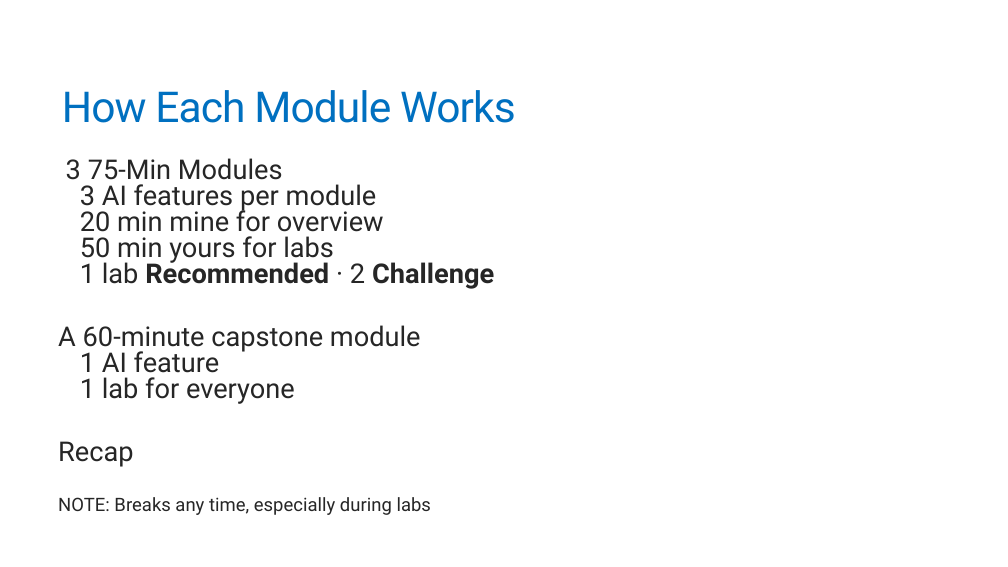
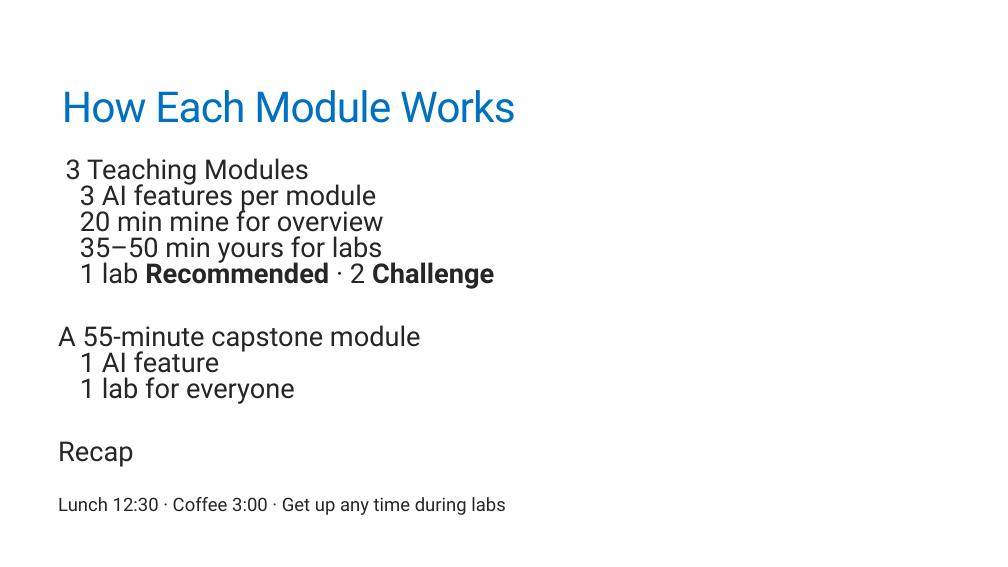
Before and after one commit to trailheadtechnology/10-ai-features-workshop, a slide deck: slide 34 of modules/M0-opening/M0-opening.pptx. Drawn at 1008x567 pixels with LibreOffice and Linux fonts; fonts in the diff are those of the drawing. Boxes give left, top, right and bottom in pixels: in the first picture for what was removed or moved away, otherwise in the second. Text is boxed around its words. In the diff, an @@ line names an element or a change of style, - is before the commit and + after.

```diff
--- a/modules/M0-opening/M0-opening.pptx
+++ b/modules/M0-opening/M0-opening.pptx
@@ text at (x1=66, y1=158, x2=309, y2=186): text changed @@
-  3 75-Min Modules
+  3 Teaching Modules
@@ text at (x1=80, y1=236, x2=383, y2=264): text changed @@
-    50 min yours for labs
+    35–50 min yours for labs
@@ text at (x1=58, y1=325, x2=421, y2=353): text changed @@
-A 60-minute capstone module
+A 55-minute capstone module
@@ text at (x1=58, y1=497, x2=505, y2=515): text changed @@
-NOTE: Breaks any time, especially during labs
+Lunch 12:30 · Coffee 3:00 · Get up any time during labs
```
Also in this commit, not shown: 1 other slide changed, 10 other files.
